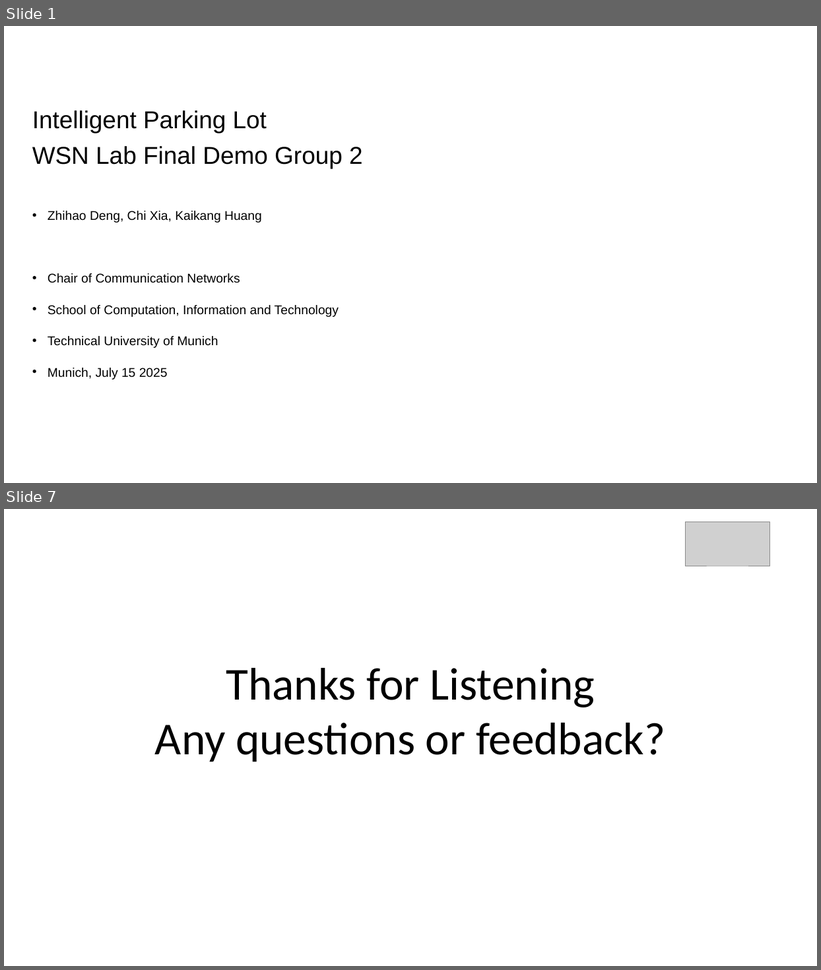
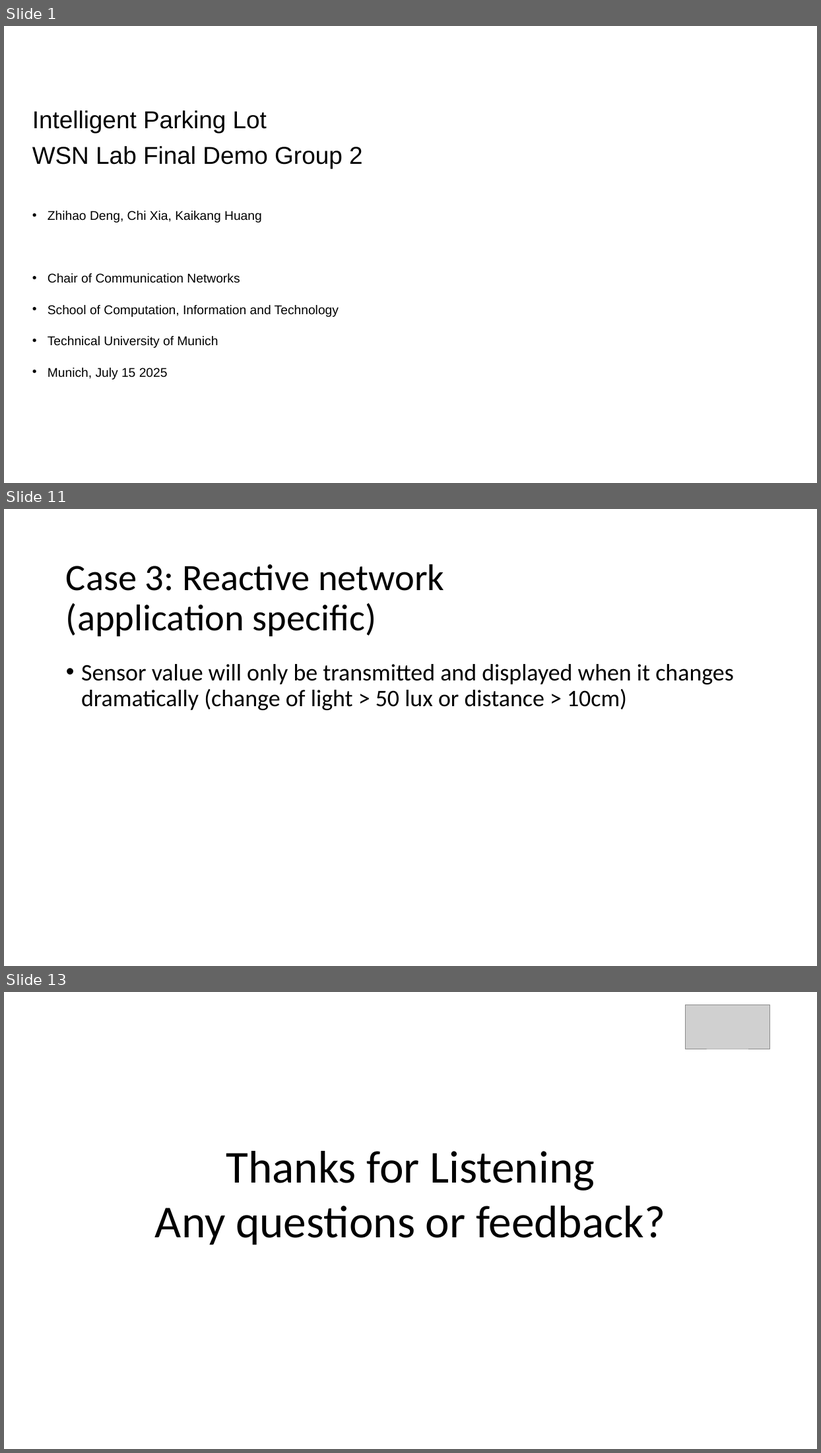
Before and after one commit to Codaxx/WSN_Lab_2025, a slide deck: wsnlab-ss25-final-group2.pptx. Shown one above the other, each under a label of ours: slides 1 and 7 before the commit, slides 1, 11 and 13 after it; the slides between them are not shown. The pictures are 821x970 and 821x1453 pixels, drawn with LibreOffice and Linux fonts; fonts in the diff are those of the drawing; grey boxes stand for pictures; background and template pictures are left out. Boxes give left, top, right and bottom in pixels: in the first picture for what was removed or moved away, otherwise in the second. Text is boxed around its words. In the diff, an @@ line names an element or a change of style, - is before the commit and + after.

```diff
--- a/wsnlab-ss25-final-group2.pptx
+++ b/wsnlab-ss25-final-group2.pptx
@@ slide 11 added at [4,509,817,966], background #FFFFFF @@
@@ title added at [66,564,444,636], 44 pt, text #000000 @@
+Case 3: Reactive network (application specific)
@@ text added at [81,664,734,710], 28 pt, text #000000 @@
+• Sensor value will only be transmitted and displayed when it changes dramatically (change of light > 50 lux or distance > 10cm)
@@ what was slide 7 is now slide 13 @@
```
Also in this commit, not shown: 3 slides changed, 7 other slides added, 2 slides removed.
